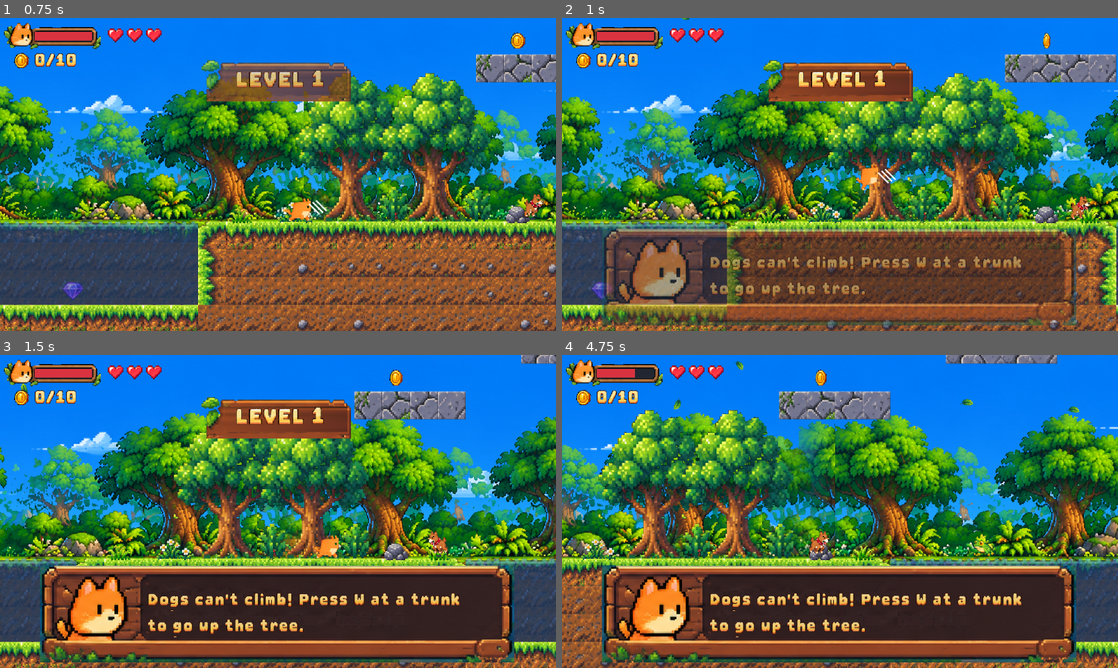
Above: before the commit, frames 1-4 (two rows, left to right).
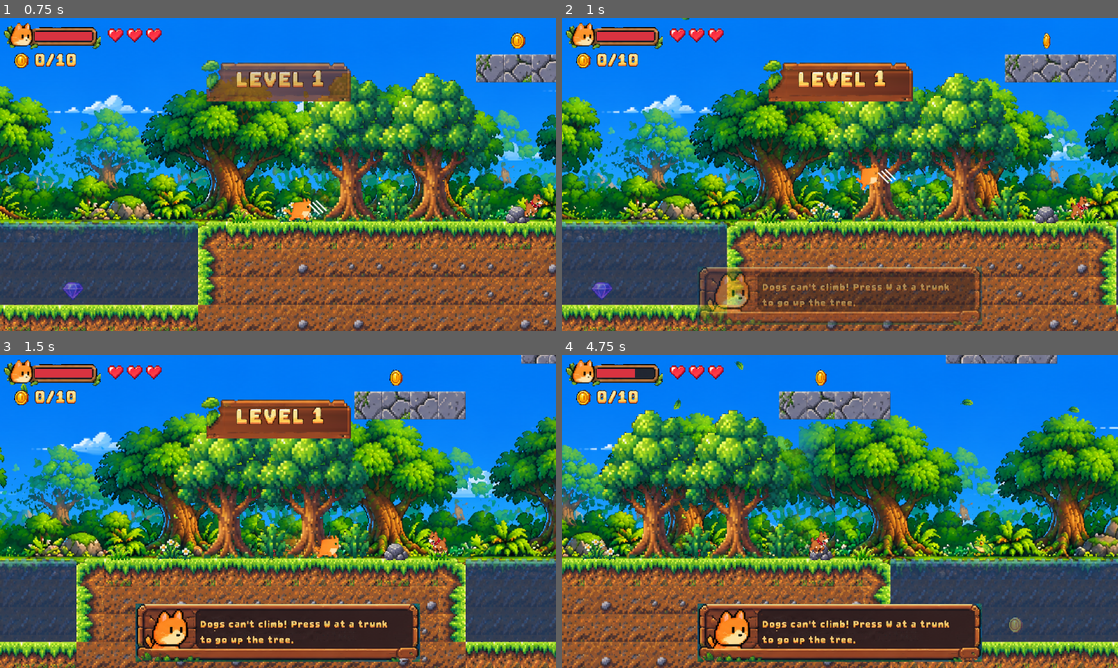
Above: after the commit, the same moments.

Repository: leksa-dev/cat-platformer
Game: Godot game, scene res://scenes/ui/main_menu.tscn
Same seed, same stepped clock (60 frames per second), same inputs: the game is played once before the commit and once after it.
Inputs:
- Up to frame 1 (0.75 s): tap Enter (ui_accept) at 0.5 s; hold D (right) from 0.53 s (still down); hold J (attack) from 0.53 s (still down)
- Up to frame 2 (1 s): keep holding D (right); keep holding J (attack); tap Space (jump) at 0.77 s
- Up to frame 3 (1.5 s): keep holding D (right); tap W (up) at 1.25 s; release J (attack) at 1.28 s; tap Shift (dash) at 1.35 s
- Up to frame 4 (4.75 s): tap Space (jump) at 1.52, 3.02, 3.77, 4.52 s; tap W (up) every 0.75 s from 2 to 4.25 s; release D (right) at 2.03 s; hold A (left) 2.03-2.78 s; tap K (fart) at 2.1 s; hold D (right) 2.78-4.28 s; tap X at 2.85 s; tap C at 3.6 s; hold A (left) from 4.28 s (still down); tap P at 4.35 s

Frame 1 is identical in both runs. In frame 2, 19% of the frame differs, in the area x 7-93%, y 67-99%; in frame 3, 21%; in frame 4, 21%.

Commit message:
Hint box 40% smaller
Co-Authored-By: Claude Opus 5.5 <noreply@anthropic.com>
Claude-Session: https://claude.ai/code/session_011nTXPMpz8sabEPGxZfve52

Diff:
--- a/scenes/ui/hud.tscn
+++ b/scenes/ui/hud.tscn
@@ -119,6 +119,8 @@
 offset_top = 121.0
 offset_right = 296.0
 offset_bottom = 177.0
+scale = Vector2(0.6, 0.6)
+pivot_offset = Vector2(136.5, 56)
 texture = ExtResource("5_dialog")
 
 [node name="Text" type="Label" parent="HintBox"]
Binary file added: screenshots/hint_small.png
